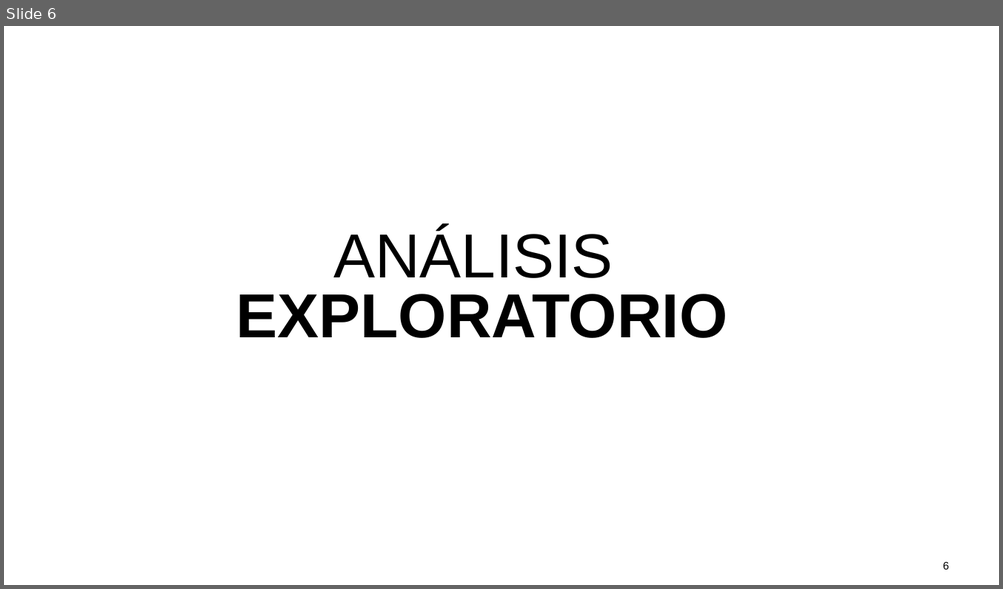
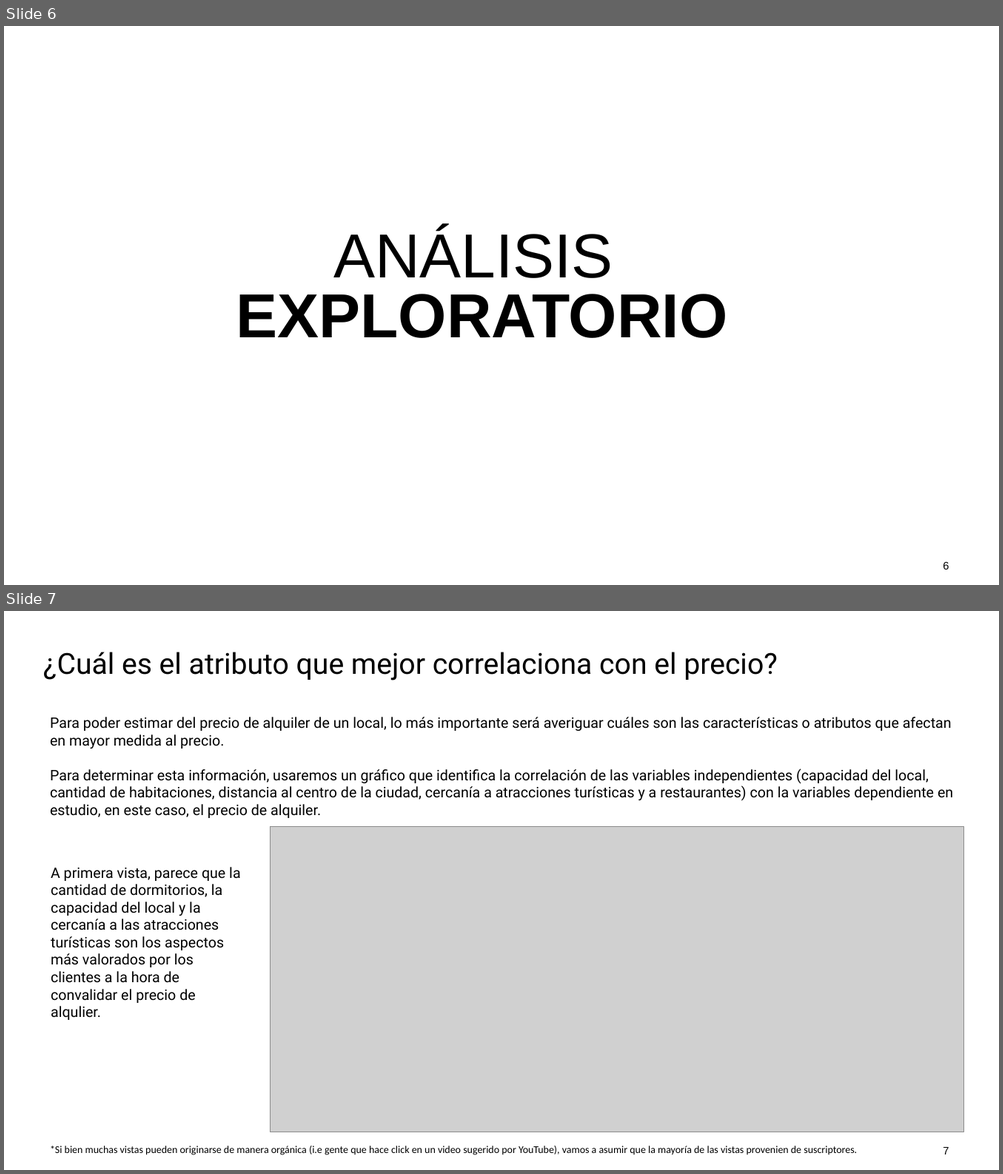
Before and after one commit to tekluis/CoderHouse, a slide deck: 11-PRESENTACION_TEK.pptx. Shown one above the other, each under a label of ours: slide 6 before the commit, slides 6 and 7 after it. The pictures are 1003x589 and 1003x1174 pixels, drawn with LibreOffice and Linux fonts; fonts in the diff are those of the drawing; grey boxes stand for pictures. Boxes give left, top, right and bottom in pixels: in the first picture for what was removed or moved away, otherwise in the second. Text is boxed around its words. In the diff, an @@ line names an element or a change of style, - is before the commit and + after.

```diff
--- a/11-PRESENTACION_TEK.pptx
+++ b/11-PRESENTACION_TEK.pptx
@@ slide 7 added at [4, 611, 999, 1170], background #FFFFFF @@
@@ text added at [43, 652, 777, 681], 28 pt, text #000000 @@
+¿Cuál es el atributo que mejor correlaciona con el precio?
@@ text added at [50, 717, 953, 818], 14 pt, text #000000 @@
+Para poder estimar del precio de alquiler de un local, lo más importante será averiguar cuáles son las características o atributos que afectan en mayor medida al precio.
+Para determinar esta información, usaremos un gráfico que identifica la correlación de las variables independientes (capacidad del local, cantidad de habitaciones, distancia al centro de la ciudad, cercanía a atracciones turísticas y a restaurantes) con la variables dependiente en estudio, en este caso, el precio de alquiler.
@@ picture added at [270, 826, 964, 1133] @@
@@ text added at [51, 867, 240, 1020], 14 pt, text #000000 @@
+A primera vista, parece que la cantidad de dormitorios, la capacidad del local y la cercanía a las atracciones turísticas son los aspectos más valorados por los clientes a la hora de convalidar el precio de alqulier.
@@ text added at [50, 1146, 856, 1156], 10 pt, text #000000 @@
+*Si bien muchas vistas pueden originarse de manera orgánica (i.e gente que hace click en un video sugerido por YouTube), vamos a asumir que la mayoría de las vistas provenien de suscriptores.
@@ page number added at [942, 1147, 948, 1155], 10.5 pt, text #000000 @@
+7
```
Also in this commit, not shown: 4 slides changed, 5 other slides added, 6 slides removed.
